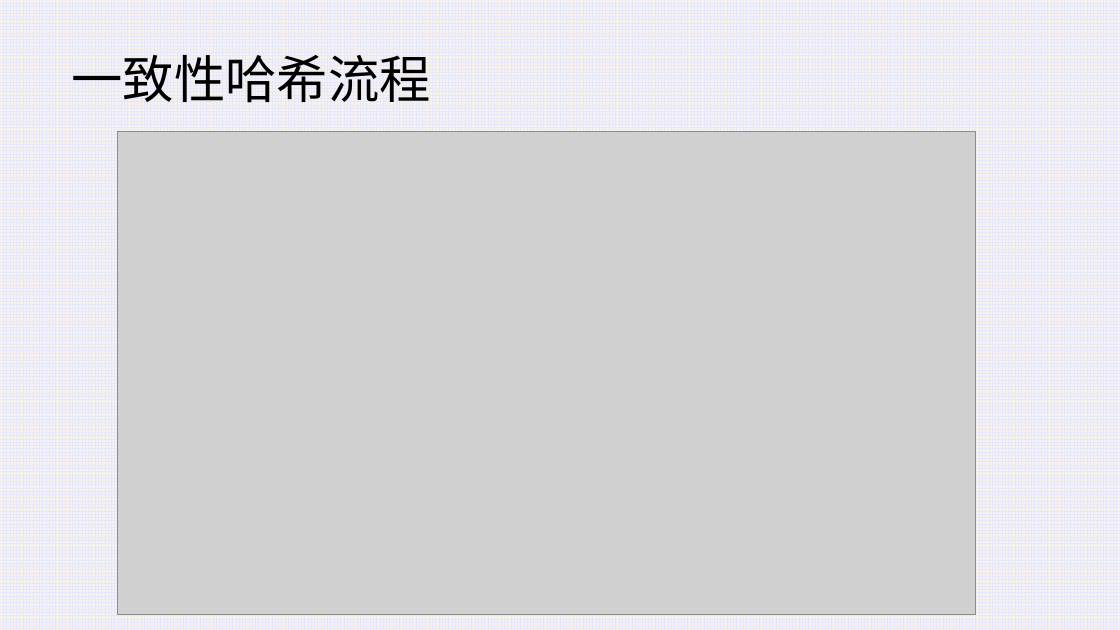
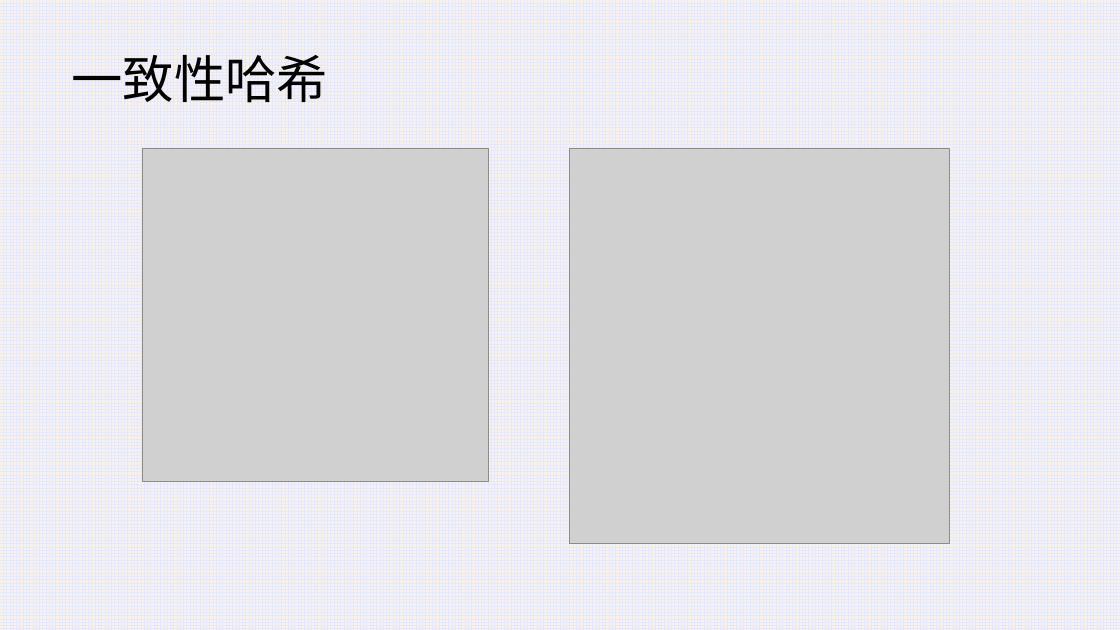
Before and after one commit to Aboriginer/Simple-distributed-cache-system, a slide deck: slide 8 of 报告_v1.0.pptx (slide 7 before the commit). Drawn at 1120x630 pixels with LibreOffice and Linux fonts; fonts in the diff are those of the drawing; grey boxes stand for pictures. Boxes give left, top, right and bottom in pixels: in the first picture for what was removed or moved away, otherwise in the second. Text is boxed around its words. In the diff, an @@ line names an element or a change of style, - is before the commit and + after.

Commit message:
ppt

```diff
--- a/报告_v1.0.pptx
+++ b/报告_v1.0.pptx
@@ text at [72,55,329,103]: text changed @@
-一致性哈希流程
+一致性哈希
@@ picture removed at [118,131,976,614] @@
@@ picture added at [142,149,488,481] @@
@@ picture added at [570,149,949,544] @@
```
Also in this commit, not shown: 5 other slides changed, 3 slides added, 2 slides removed.
